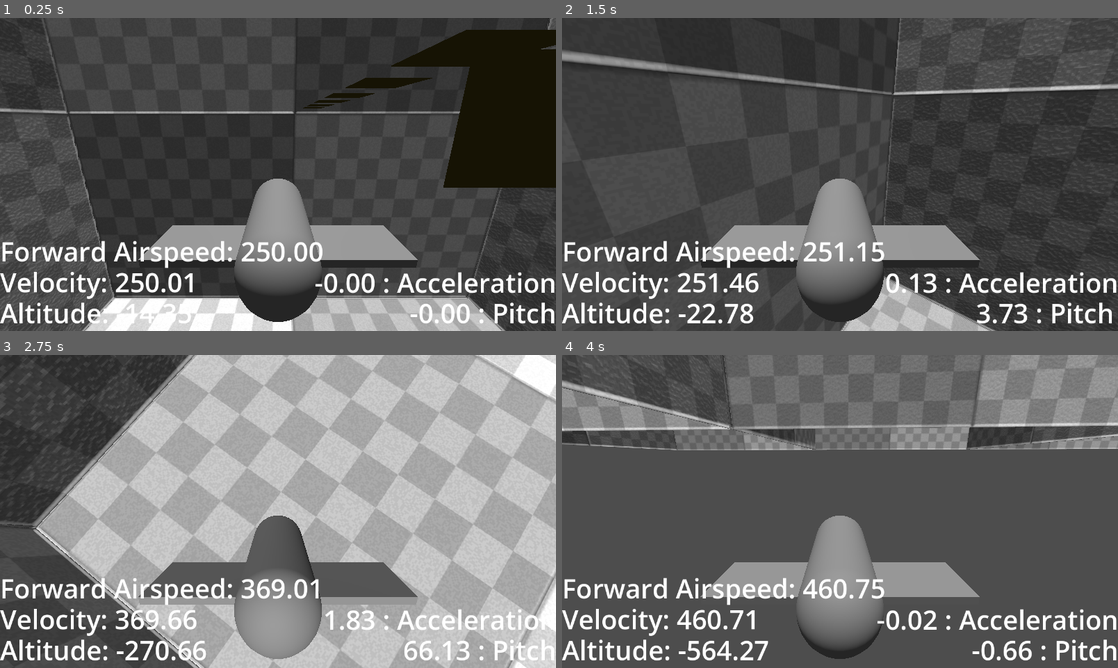
Above: before the commit, frames 1-4 (two rows, left to right).
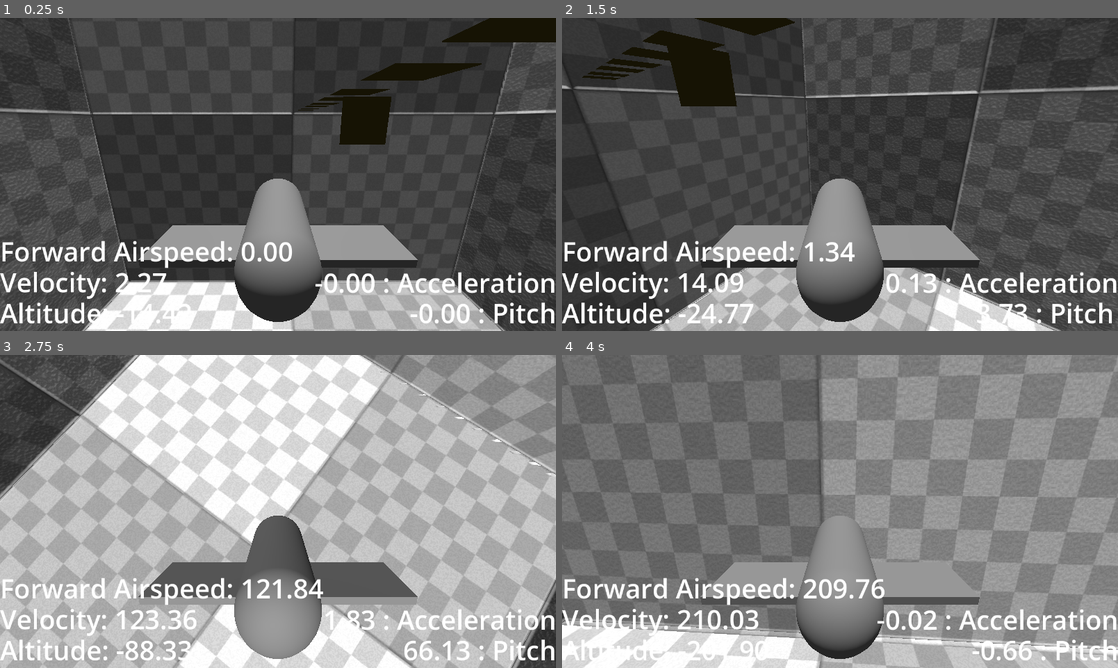
Above: after the commit, the same moments.

Repository: BeegFloppa15/Project_Airdrifter
Game: Godot game, scene res://Scenes/Levels/testing_scene_1.tscn
Two runs of this game, one before a commit and one after it. Both use one fixed random seed, a clock stepped at 60 frames per second and the inputs below.
Inputs:
- Up to frame 1 (0.25 s): no input
- Up to frame 2 (1.5 s): hold D (bank_right) 0.53-1.28 s; hold W (pitch_down) from 1.28 s (still down)
- Up to frame 3 (2.75 s): release W (pitch_down) at 2.03 s; hold D (bank_right) from 2.03 s (still down)
- Up to frame 4 (4 s): release D (bank_right) at 2.78 s; hold S (pitch_up) 2.78-3.53 s; hold A (bank_left) from 3.53 s (still down)

The runs differ from the first frame. In frame 1, 22% of the frame differs, in the area x 0-100%, y 0-100%; in frame 2, 25%; in frame 3, 54%; in frame 4, 63%.

Commit message:
Continued tweaking flying, still have lots of bugs, also made some debugging tools

Diff:
--- a/airdrifter-v1/Gliders/ElytraGlider2.gd
+++ b/airdrifter-v1/Gliders/ElytraGlider2.gd
@@ -41,6 +41,10 @@
 
 	state.apply_central_force(find_lift(forward_velocity))
 
+	#NOTE: this method was ment to solve the issue of the glider not losing altitude when it was pitched straight up
+	# However it's not really working and producing unexpected behaviors.
+	# calculate_stall(forward_velocity)
+
 	old_forward_velo = state.linear_velocity.project(forward_dir)
 
 func _physics_process(delta: float) -> void:
@@ -48,8 +52,16 @@
 	# to do deg_to_rad
 	rotation = rotation.clamp(Vector3(deg_to_rad(-85.0), -10, 0.0), Vector3(deg_to_rad(85.0), 10, 0.0))
 
+## Input: a vector3 that represents the glider's forward velocity.
+## If the forward velocity is slower than some stall threshold, force the glider to pitch down
+func calculate_stall(forward_velocity: Vector3):
+	var stall_speed = 10
+	if forward_velocity.length() < stall_speed:
+		var left_vector = (global_transform.basis * Vector3.MODEL_LEFT).normalized()
+		apply_torque(left_vector * ((rotation_torque/10) * stall_speed-forward_velocity.length()))
+
 func find_lift(forward_velocity: Vector3):
-	var max_lift = 30.0;
+	var max_lift = mass * 9.8;
 	var up_dir = forward_velocity.normalized().rotated((global_transform.basis * Vector3(-1, 0, 0)).normalized(), deg_to_rad(90))
 	#up_dir.x = 0
 	#up_dir.z = 0
--- a/airdrifter-v1/Gliders/glider_v_1.tscn
+++ b/airdrifter-v1/Gliders/glider_v_1.tscn
@@ -25,6 +25,7 @@
 physics_material_override = SubResource("PhysicsMaterial_eub4b")
 inertia = Vector3(50, 50, 50)
 linear_damp_mode = 1
+linear_damp = 0.05
 angular_damp = 2.0
 script = ExtResource("1_fv0t4")
 
--- a/airdrifter-v1/Scenes/Levels/testing_scene_1.tscn
+++ b/airdrifter-v1/Scenes/Levels/testing_scene_1.tscn
@@ -1,10 +1,11 @@
-[gd_scene load_steps=12 format=3 uid="uid://dp4pv4tev41gr"]
+[gd_scene load_steps=14 format=3 uid="uid://dp4pv4tev41gr"]
 
 [ext_resource type="PackedScene" uid="uid://daa4md30g68ha" path="res://Gliders/glider_v_1.tscn" id="1_ub46j"]
 [ext_resource type="PackedScene" uid="uid://0a23uy3u3iee" path="res://Gliders/glider_v_2.tscn" id="2_hi084"]
 [ext_resource type="Script" uid="uid://d0gthejuvixfb" path="res://debug_ui.gd" id="3_dmsko"]
 [ext_resource type="Material" uid="uid://bhf6anoy7ga0a" path="res://Materials/GridBox.tres" id="4_1m6sy"]
 [ext_resource type="PackedScene" uid="uid://b7q3mc7feqq3s" path="res://Scenes/wind_area.tscn" id="5_hi084"]
+[ext_resource type="PackedScene" uid="uid://chkn4lhq6i5m8" path="res://Scenes/tp_area.tscn" id="6_dmsko"]
 
 [sub_resource type="StandardMaterial3D" id="StandardMaterial3D_pr04o"]
 albedo_color = Color(0.37, 0.32782, 0.1591, 1)
@@ -26,6 +27,9 @@
 [sub_resource type="BoxShape3D" id="BoxShape3D_hi084"]
 size = Vector3(70, 159, 377)
 
+[sub_resource type="BoxShape3D" id="BoxShape3D_1m6sy"]
+size = Vector3(3000, 2, 6026)
+
 [node name="Testing Scene 1" type="Node"]
 
 [node name="Camera3D" type="Camera3D" parent="."]
@@ -33,7 +37,6 @@
 
 [node name="Glider V1" parent="." instance=ExtResource("1_ub46j")]
 transform = Transform3D(1, -2.98023e-08, 0, 2.98023e-08, 1, 0, -1.77636e-15, 0, 1, 37, -14.1304, -25)
-linear_velocity = Vector3(0, 0, 250)
 use_this_cam = true
 
 [node name="Glider V2" parent="." instance=ExtResource("2_hi084")]
@@ -261,3 +264,16 @@
 [node name="CollisionShape3D" type="CollisionShape3D" parent="Wind Areas/Wind Area"]
 transform = Transform3D(1, 0, 0, 0, 1, 0, 0, 0, 1, 10, -70.5, 163.5)
 shape = SubResource("BoxShape3D_hi084")
+
+[node name="TP_Debugging" type="Node" parent="."]
+
+[node name="TP_Area" parent="TP_Debugging" node_paths=PackedStringArray("height_marker") instance=ExtResource("6_dmsko")]
+transform = Transform3D(1, 0, 0, 0, 1, 0, 0, 0, 1, 0, -503, 914)
+height_marker = NodePath("../Marker3D")
+
+[node name="CollisionShape3D" type="CollisionShape3D" parent="TP_Debugging/TP_Area"]
+transform = Transform3D(1, 0, 0, 0, 1, 0, 0, 0, 1, -0.5, 1.5, 513)
+shape = SubResource("BoxShape3D_1m6sy")
+
+[node name="Marker3D" type="Marker3D" parent="TP_Debugging"]
+transform = Transform3D(1, 0, 0, 0, 1, 0, 0, 0, 1, 0, 528, 0)
--- /dev/null
+++ b/airdrifter-v1/Scenes/tp_area.tscn
@@ -0,0 +1,8 @@
+[gd_scene load_steps=2 format=3 uid="uid://chkn4lhq6i5m8"]
+
+[ext_resource type="Script" uid="uid://bir6ijo31neko" path="res://Scripts/tp_area.gd" id="1_v02xt"]
+
+[node name="TP_Area" type="Area3D"]
+script = ExtResource("1_v02xt")
+
+[connection signal="body_entered" from="." to="." method="_on_body_entered"]
--- a/airdrifter-v1/Scripts/Elytra_Glider.gd
+++ b/airdrifter-v1/Scripts/Elytra_Glider.gd
@@ -42,10 +42,11 @@
 	# dot product between the forward direction and Vector3.UP:
 	#dot > 0 means glider pointed down
 	#dot < 0 means glider pointed up
-	if areas_in == 0:
-		acceleration += angle_acceleration_curve.sample(Vector3.UP.dot(forward_dir))  * 25
-		if acceleration < 0:
-			acceleration = 0
+	#if areas_in == 0:
+	#acceleration += angle_acceleration_curve.sample(Vector3.UP.dot(forward_dir))  * 25
+	acceleration -= Vector3.UP.dot(forward_dir) * 25
+	if acceleration < 0:
+		acceleration = 0
 
 	# If acceleration is lower than some minimum speed, push the plane HORIZONTALLY forward by the min speed
 	if acceleration < minimum_speed:
--- /dev/null
+++ b/airdrifter-v1/Scripts/tp_area.gd
@@ -0,0 +1,8 @@
+## This is for debugging purposes: when the glider enters, it telleports back up to a set Y value
+extends Area3D
+
+@export var height_marker: Marker3D
+
+func _on_body_entered(body: Node3D) -> void:
+	if body is RigidBody3D:
+		body.position.y = height_marker.position.y
Not shown, added: airdrifter-v1/Scripts/tp_area.gd.uid
